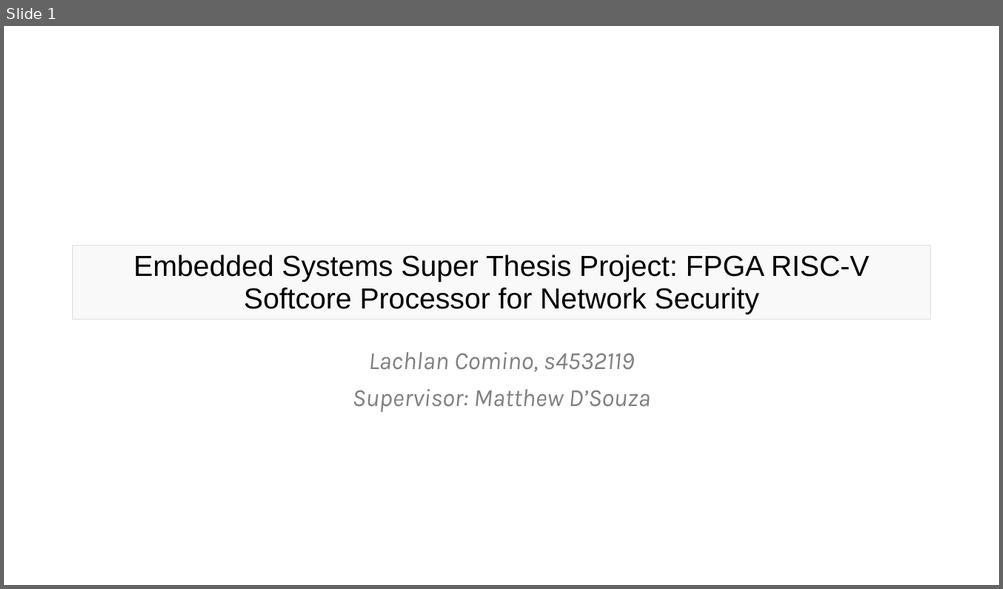
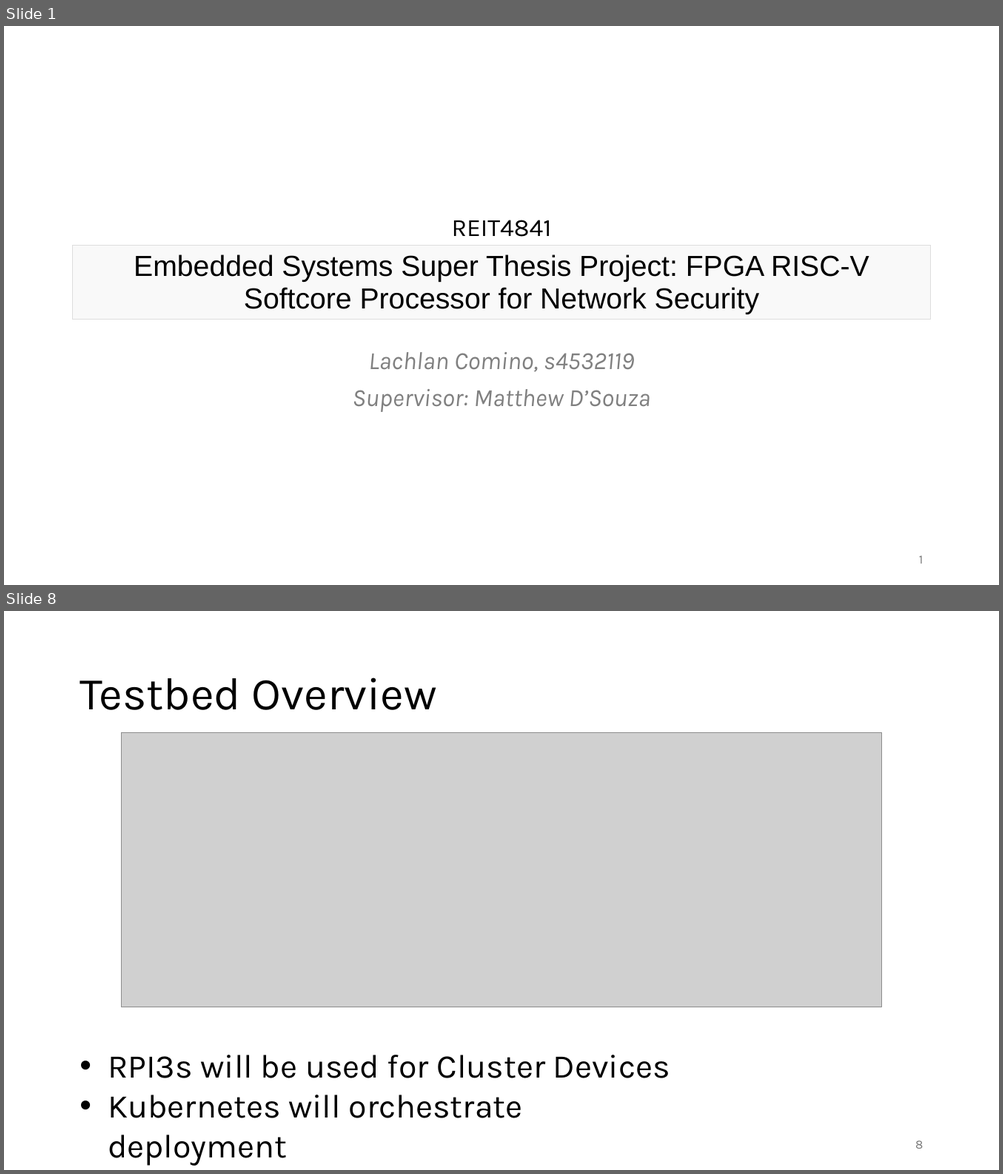
Before and after one commit to lcomino64/Thesis, a slide deck: Seminar/s4532119_seminar_slides.pptx. Shown one above the other, each under a label of ours: slide 1 before the commit, slides 1 and 8 after it; the slides between them are not shown. The pictures are 1003x589 and 1003x1174 pixels, drawn with LibreOffice and Linux fonts; fonts in the diff are those of the drawing; grey boxes stand for pictures. Boxes give left, top, right and bottom in pixels: in the first picture for what was removed or moved away, otherwise in the second. Text is boxed around its words. In the diff, an @@ line names an element or a change of style, - is before the commit and + after.

```diff
--- a/Seminar/s4532119_seminar_slides.pptx
+++ b/Seminar/s4532119_seminar_slides.pptx
@@ slide 8 added at box(4, 611, 999, 1170), background #FFFFFF @@
@@ title added at box(79, 678, 437, 710), 44 pt, text #000000 @@
+Testbed Overview
@@ picture added at box(121, 732, 882, 1007) @@
@@ text added at box(108, 1055, 670, 1119), 32 pt, text #000000 @@
+• RPI3s will be used for Cluster Devices
+• Kubernetes will orchestrate deployment
@@ page number added at box(915, 1141, 922, 1149), 12 pt, text #797979 @@
+8
@@ slide 1 changed as well @@
@@ text added at box(452, 220, 552, 237), 24 pt, text #000000 @@
+REIT4841
@@ page number added at box(919, 556, 923, 564), 12 pt, text #797979 @@
+1
```
Also in this commit, not shown: 2 other slides changed, 11 other slides added, 5 slides removed, 7 other files.
